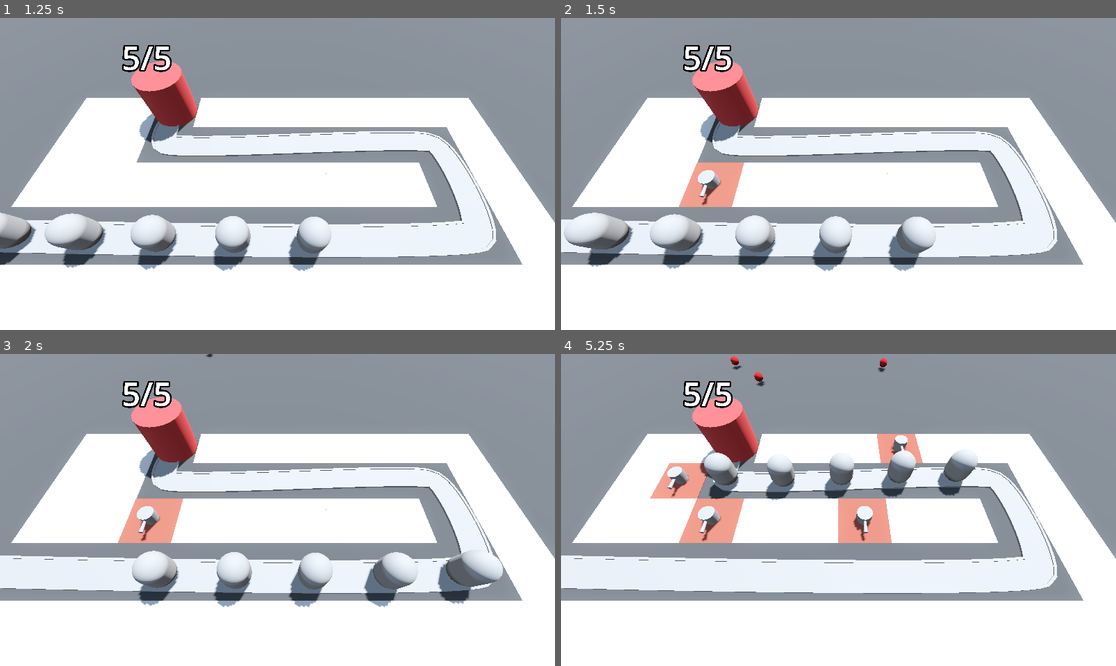
Above: before the commit, frames 1-4 (two rows, left to right).
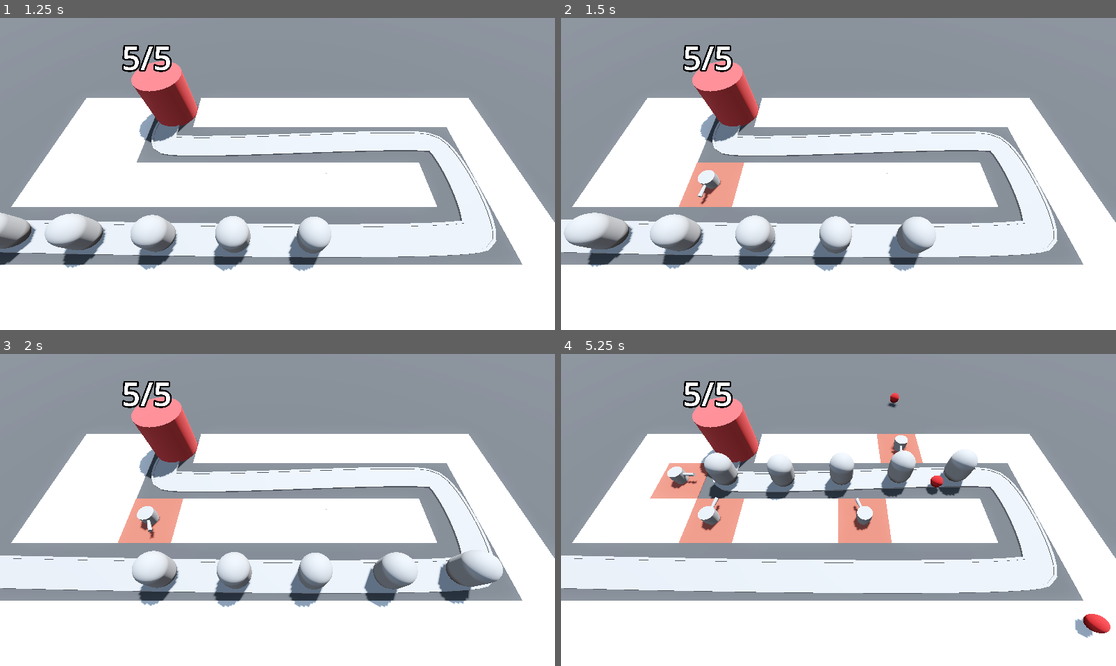
Above: after the commit, the same moments.

Repository: vibrunazo/godot-barbarian
Game: Godot game, scene res://levels/base_level.tscn
Same seed, same stepped clock (60 frames per second), same inputs: the game is played once before the commit and once after it.
Inputs (mouse positions are in pixels of both pictures, inside the frame that each line leads up to):
- Up to frame 1 (1.25 s): tap Enter at 0.5 s; move the mouse to (399, 158) at 0.52 s; press the mouse at (399, 158) at 0.53 s
- Up to frame 2 (1.5 s): move the mouse to (727, 189) at 1.27 s; release the mouse at (727, 189) at 1.28 s; tap S (toggle_speed) at 1.35 s
- Up to frame 3 (2 s): no input
- Up to frame 4 (5.25 s): move the mouse to (894, 441) at 2.02 s; press the mouse at (894, 441) at 2.03 s; move the mouse to (810, 572) at 2.77 s; release the mouse at (810, 572) at 2.78 s; tap S (toggle_speed) at 2.85, 4.35 s; move the mouse to (1005, 556) at 3.52 s; press the mouse at (1005, 556) at 3.53 s; move the mouse to (672, 463) at 4.27 s; release the mouse at (672, 463) at 4.28 s; move the mouse to (866, 510) at 5.02 s; press the mouse at (866, 510) at 5.03 s

Frame 1 is identical in both runs. In frame 2, less than 0.1% of the frame differs, in the area x 24-27%, y 53-60%; in frame 3, 0.1%; in frame 4, 0.9%, in the area x 19-99%, y 0-92%.

Commit message:
49. Aiming the Turrets

Diff:
--- a/enemy/enemy.gd
+++ b/enemy/enemy.gd
@@ -1,3 +1,4 @@
+class_name Enemy
 extends PathFollow3D
 
 ## In meters per second
--- a/levels/base_level.tscn
+++ b/levels/base_level.tscn
@@ -119,6 +119,7 @@
 [node name="Base" parent="." instance=ExtResource("3_ndtw4")]
 transform = Transform3D(1, 0, 0, 0, 1, 0, 0, 0, 1, -10, 0, -6)
 
-[node name="TurretManager" type="Node3D" parent="."]
+[node name="TurretManager" type="Node3D" parent="." node_paths=PackedStringArray("enemy_path")]
 script = ExtResource("5_dijc4")
 turret_scene = ExtResource("6_do3xi")
+enemy_path = NodePath("../Path3D")
--- a/turret/projectile.gd
+++ b/turret/projectile.gd
@@ -1,3 +1,4 @@
+class_name Projectile
 extends Area3D
 
 ## Movement speed in meters per second
--- a/turret/turret.gd
+++ b/turret/turret.gd
@@ -1,3 +1,4 @@
+class_name Turret
 extends Node3D
 
 @export var projectile_scene: PackedScene
@@ -5,20 +6,43 @@
 @onready var attack_timer: Timer = $AttackTimer
 @onready var spawn_pos: Node3D = %SpawnPos
 
+var enemy_path: Path3D
+
 # Called when the node enters the scene tree for the first time.
 func _ready() -> void:
 	print('turret created')
 	attack_timer.timeout.connect(_on_attack_timer)
 	attack_timer.start()
 
-# Called every frame. 'delta' is the elapsed time since the previous frame.
-func _process(delta: float) -> void:
-	pass
+func _physics_process(delta: float) -> void:
+	rotate_to_target()
+
+func rotate_to_target() -> void:
+	if not enemy_path: return
+	var enemy: Enemy = find_closest_enemy()
+	if not enemy: return
+	look_at(enemy.global_position, Vector3.UP, true)
+
+func find_closest_enemy() -> Enemy:
+	var enemy: Enemy
+	var best_score: float
+	for child in enemy_path.get_children():
+		if child is Enemy:
+			var distance: float = global_position.distance_to(child.global_position)
+			@warning_ignore("unassigned_variable")
+			if not enemy:
+				enemy = child
+				best_score = distance
+			elif distance < best_score:
+				enemy = child
+				best_score = distance
+	return enemy
 
 func spawn_projectile() -> void:
-	var new_projectile: Area3D = projectile_scene.instantiate() as Area3D
+	var new_projectile: Projectile = projectile_scene.instantiate()
 	add_child(new_projectile)
 	new_projectile.global_position = spawn_pos.global_position
+	new_projectile.direction = global_transform.basis.z
 
 func _on_attack_timer() -> void:
 	print('attack')
--- a/turret/turret_manager.gd
+++ b/turret/turret_manager.gd
@@ -2,9 +2,11 @@
 extends Node3D
 
 @export var turret_scene: PackedScene
+@export var enemy_path: Path3D
 
 ## Builds a turret at given global position
 func build_turret(turret_position: Vector3) -> void:
-	var turret: Node3D = turret_scene.instantiate()
+	var turret: Turret = turret_scene.instantiate() as Turret
+	turret.enemy_path = enemy_path
 	add_child(turret)
 	turret.global_position = turret_position
